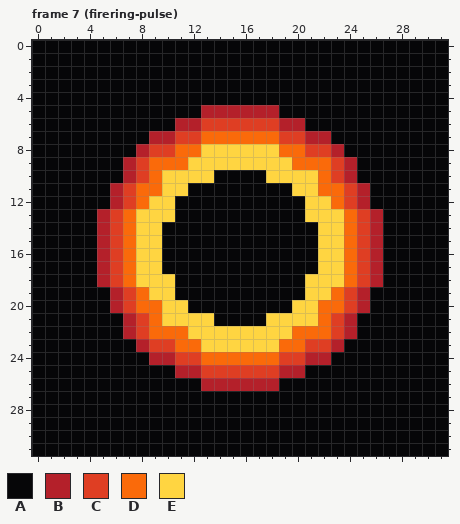
A pixel-art file gets an edit: src/assets/enemies/firering/firering.aseprite. Above: the version before the commit.
32x32 pixels, 8 frames. Shown: frame 7 (firering-pulse). The commit also changed other frames, which this record leaves out.
Palette (. is transparent): A #060608  B #b4202a  C #df3e23  D #fa6a0a  E #ffd541
The result:
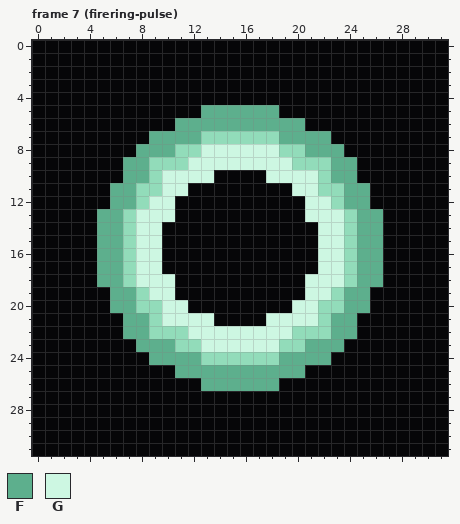
Colours new in this view: F #5daf8d  G #cdf7e2
What changed:
colour D: #fa6a0a -> #92dcba
Frame 7 (firering-pulse), layers "Layer 3", "Layer 2", "Layer 1":
y 5: x 13..18 BBBBBB -> FFFFFF
y 6: x 11..20 BBCCCCCCBB -> FFFFFFFFFF
y 7: x 9..12 BBCC -> FFFF; x 19..22 CCBB -> FFFF
y 8: x 8..10 BCC -> FFF; x 13..18 EEEEEE -> GGGGGG; x 21..23 CCB -> FFF
y 9: x 7..8 BC -> FF; x 12..19 EEEEEEEE -> GGGGGGGG; x 23..24 CB -> FF
y 10: x 7..8 BC -> FF; x 10..13 EEEE -> GGGG; x 18..21 EEEE -> GGGG; x 23..24 CB -> FF
y 11: x 6..7 BC -> FF; x 10..11 EE -> GG; x 20..21 EE -> GG; x 24..25 CB -> FF
y 12: x 6..7 BC -> FF; x 9..10 EE -> GG; x 21..22 EE -> GG; x 24..25 CB -> FF
y 13: x 5..6 BC -> FF; x 8..10 EEE -> GGG; x 21..23 EEE -> GGG; x 25..26 CB -> FF
y 14..17: x 5..6 BC -> FF; x 8..9 EE -> GG; x 22..23 EE -> GG; x 25..26 CB -> FF
y 18: x 5..6 BC -> FF; x 8..10 EEE -> GGG; x 21..23 EEE -> GGG; x 25..26 CB -> FF
y 19: x 6..7 BC -> FF; x 9..10 EE -> GG; x 21..22 EE -> GG; x 24..25 CB -> FF
y 20: x 6..7 BC -> FF; x 10..11 EE -> GG; x 20..21 EE -> GG; x 24..25 CB -> FF
y 21: x 7..8 BC -> FF; x 10..13 EEEE -> GGGG; x 18..21 EEEE -> GGGG; x 23..24 CB -> FF
y 22: x 7..8 BC -> FF; x 12..19 EEEEEEEE -> GGGGGGGG; x 23..24 CB -> FF
y 23: x 8..10 BCC -> FFF; x 13..18 EEEEEE -> GGGGGG; x 21..23 CCB -> FFF
y 24: x 9..12 BBCC -> FFFF; x 19..22 CCBB -> FFFF
y 25: x 11..20 BBCCCCCCBB -> FFFFFFFFFF
y 26: x 13..18 BBBBBB -> FFFFFF
Boxes around the changes in both pictures, in picture pixels (x1, y1, x2, y2):
changed: (97, 105, 383, 391)
